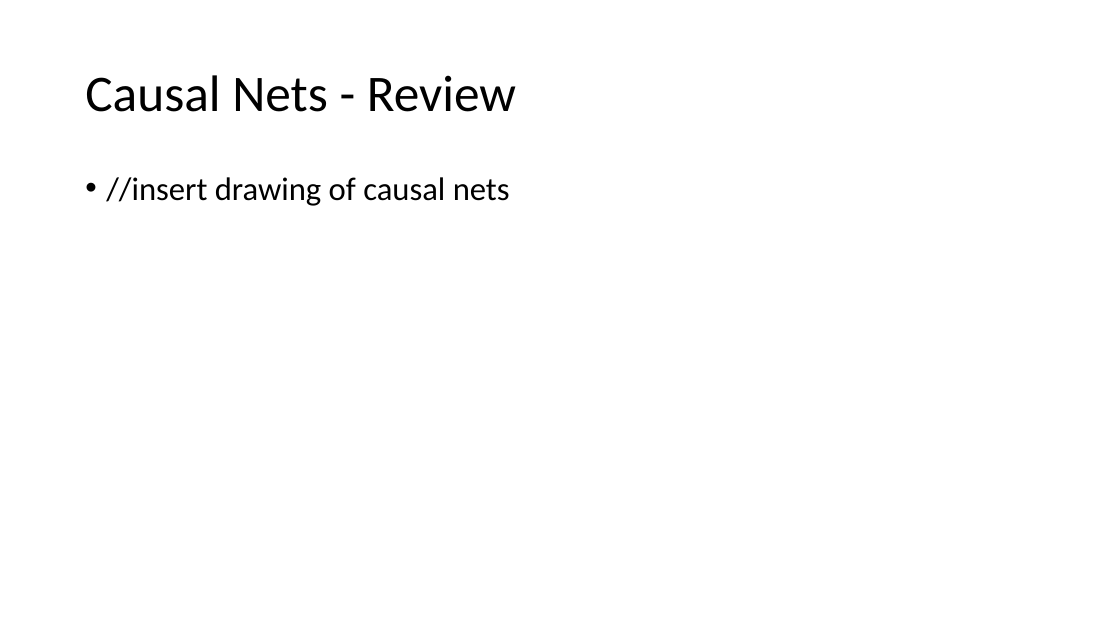
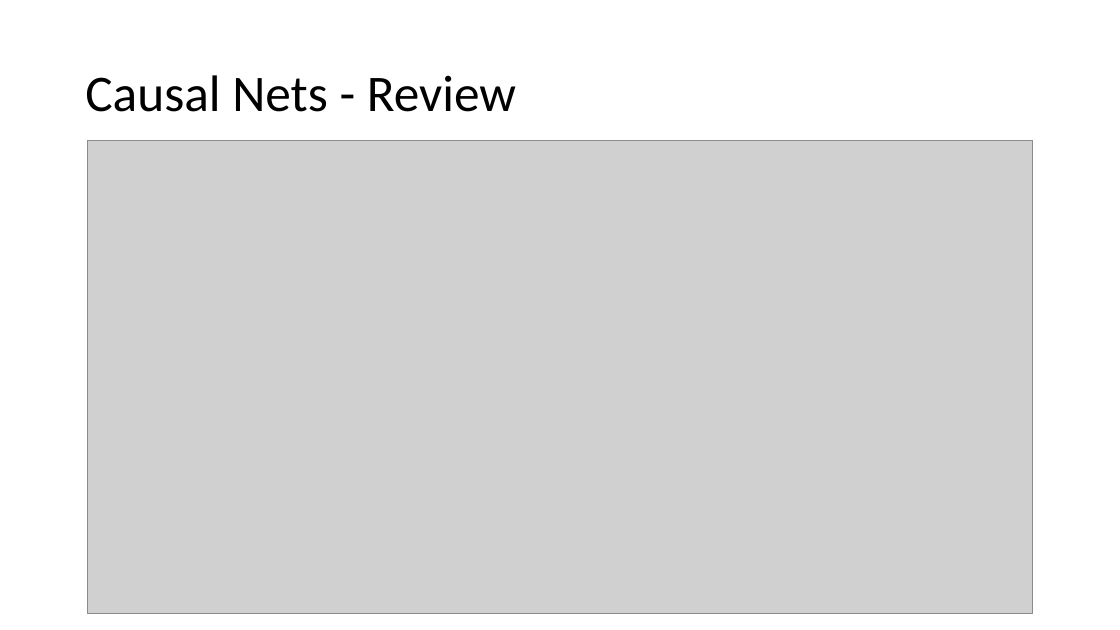
Before and after one commit to kensekense/unige-spring-2020, a slide deck: slide 13 of presentation2_CSAmodeling.pptx. Drawn at 1120x630 pixels with LibreOffice and Linux fonts; fonts in the diff are those of the drawing; grey boxes stand for pictures. Boxes give left, top, right and bottom in pixels: in the first picture for what was removed or moved away, otherwise in the second. Text is boxed around its words. In the diff, an @@ line names an element or a change of style, - is before the commit and + after.

```diff
--- a/presentation2_CSAmodeling.pptx
+++ b/presentation2_CSAmodeling.pptx
@@ picture added at (87,140,1033,613) @@
@@ text removed at (106,177,510,206) @@
-• //insert drawing of causal nets
```
Also in this commit, not shown: 2 other slides changed, 2 slides added.
